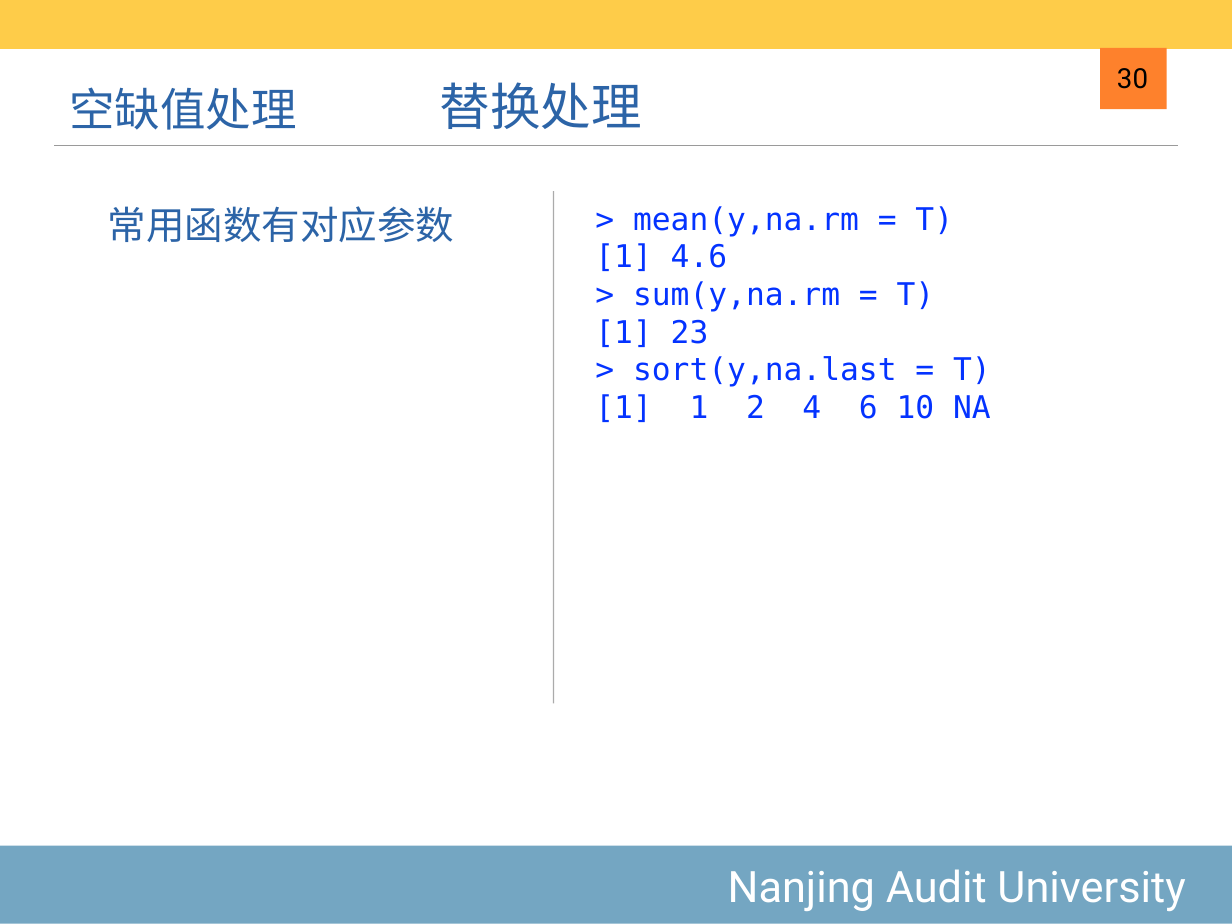
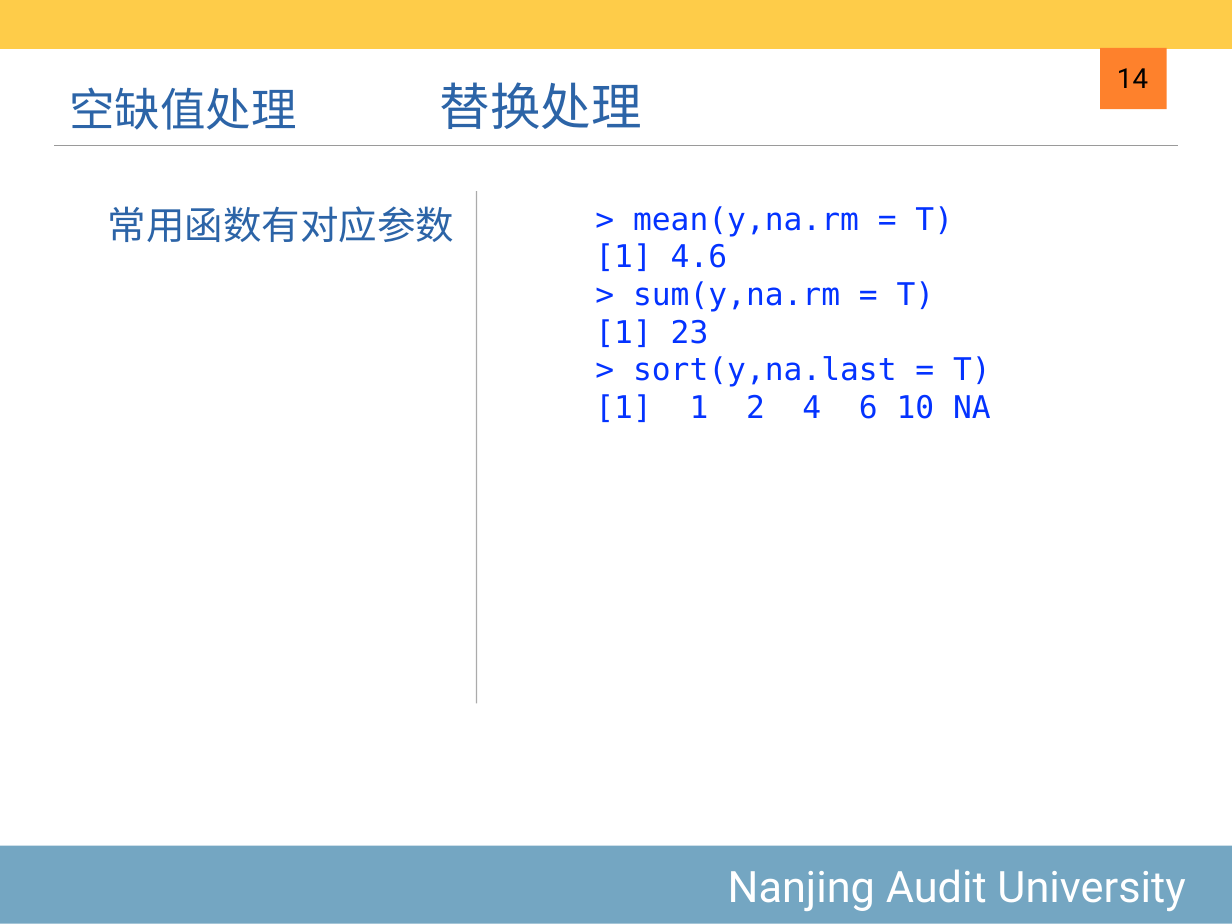
Before and after one commit to exoplanetX/DataAnalytics, a slide deck: slide 14 of 2020-4-数据框变量.pptx (slide 30 before the commit). Drawn at 1232x924 pixels with LibreOffice and Linux fonts; fonts in the diff are those of the drawing. Boxes give left, top, right and bottom in pixels: in the first picture for what was removed or moved away, otherwise in the second. Text is boxed around its words. In the diff, an @@ line names an element or a change of style, - is before the commit and + after.

```diff
--- a/2020-4-数据框变量.pptx
+++ b/2020-4-数据框变量.pptx
@@ page number at (1117,68,1148,88): text changed @@
-30
+14
@@ line moved from (554, 704) - (554, 191) to (477, 704) - (477, 191) @@
```
Also in this commit, not shown: 11 other slides changed, 3 slides added, 5 other files.
